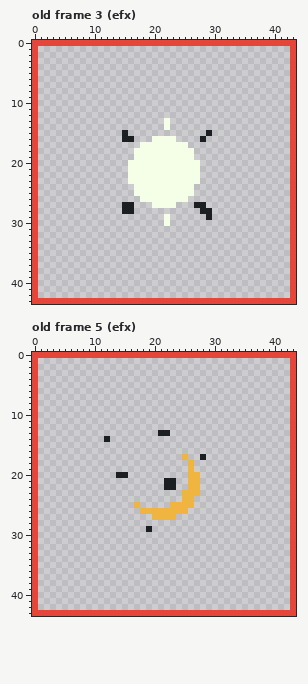
Two versions of one pixel-art file, Project/Content/Sprites/animation effects.aseprite. The picture above is the old version.
44x44 pixels, 16 frames. Shown: old frame 3 (efx), old frame 5 (efx).
And afterwards:
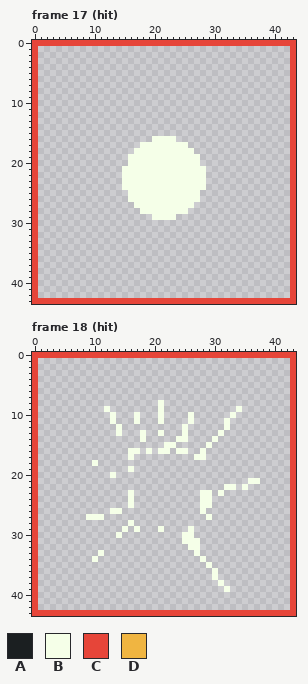
Palette (. is transparent): A #1b1f21  B #f5ffe8  C #e64539  D #f0b541
A new or re-ordered frame is compared with the old frame closest to it.
The author wrote: created hit animation sprite
Diff:
frames 16 -> 18
--- frame 17 (hit) is new; against old frame 3 (efx), layers "sword", "Layer 2"
@@ x 13..31 @@
 12 ...................
-13 .........B.........
-14 .........B.........
-15 ..A.............A..
-16 ..AA...BBBB....A...
+13 ...................
+14 ...................
+15 ...................
+16 .......BBBB........
 17 .....BBBBBBBB......
 18 ....BBBBBBBBBB.....
-19 ....BBBBBBBBBB.....
+19 ...BBBBBBBBBBBB....
 20 ...BBBBBBBBBBBB....
-21 ...BBBBBBBBBBBB....
-22 ...BBBBBBBBBBBB....
-23 ...BBBBBBBBBBBB....
-24 ....BBBBBBBBBB.....
-25 ....BBBBBBBBBB.....
-26 .....BBBBBBBB......
-27 ..AA...BBBB...AA...
-28 ..AA...........AA..
-29 .........B......A..
-30 .........B.........
+21 ..BBBBBBBBBBBBBB...
+22 ..BBBBBBBBBBBBBB...
+23 ..BBBBBBBBBBBBBB...
+24 ..BBBBBBBBBBBBBB...
+25 ...BBBBBBBBBBBB....
+26 ...BBBBBBBBBBBB....
+27 ....BBBBBBBBBB.....
+28 .....BBBBBBBB......
+29 .......BBBB........
+30 ...................
 31 ...................
--- frame 18 (hit) is new; against old frame 5 (efx), layers "sword", "Layer 2"
@@ x 0..43 @@
  7 C..........................................C
- 8 C..........................................C
- 9 C..........................................C
-10 C..........................................C
-11 C..........................................C
-12 C..........................................C
-13 C....................AA....................C
-14 C...........A..............................C
-15 C..........................................C
-16 C..........................................C
-17 C........................D..A..............C
-18 C.........................D................C
-19 C.........................D................C
-20 C.............AA..........DD...............C
-21 C.....................AA..DD...............C
-22 C.....................AA..DD...............C
-23 C........................DDD...............C
-24 C........................DD................C
-25 C................D.....DDDD................C
-26 C.................DDDDDDDD.................C
-27 C...................DDDD...................C
-28 C..........................................C
-29 C..................A.......................C
-30 C..........................................C
-31 C..........................................C
-32 C..........................................C
-33 C..........................................C
-34 C..........................................C
-35 C..........................................C
-36 C..........................................C
-37 C..........................................C
-38 C..........................................C
-39 C..........................................C
+ 8 C....................B.....................C
+ 9 C...........B........B............B........C
+10 C............B...B...B....B......B.........C
+11 C............B...B...B....B.....B..........C
+12 C.............B..........B......B..........C
+13 C.............B...B..B...B.....B...........C
+14 C.................B.....BB....B............C
+15 C.....................BB.....B.............C
+16 C...............BB.B.BB.BB..B..............C
+17 C...............B..........BB..............C
+18 C.........B................................C
+19 C...............B..........................C
+20 C............B.............................C
+21 C...................................BB.....C
+22 C...............................BB.B.......C
+23 C...............B...........BB.B...........C
+24 C...............B...........BB.............C
+25 C...............B...........BB.............C
+26 C............BB.............B..............C
+27 C........BBB.................B.............C
+28 C...............B..........................C
+29 C..............B.B...B....B................C
+30 C.............B..........BB................C
+31 C........................BBB...............C
+32 C.........................BB...............C
+33 C..........B...............B...............C
+34 C.........B.................B..............C
+35 C............................B.............C
+36 C.............................B............C
+37 C.............................B............C
+38 C..............................B...........C
+39 C...............................B..........C
 40 C..........................................C
Where, in picture pixels (left, top, right, bottom), the same in both pictures:
erased: (164, 118, 170, 130)
changed: (122, 130, 212, 226)
changed: (86, 400, 260, 592)
